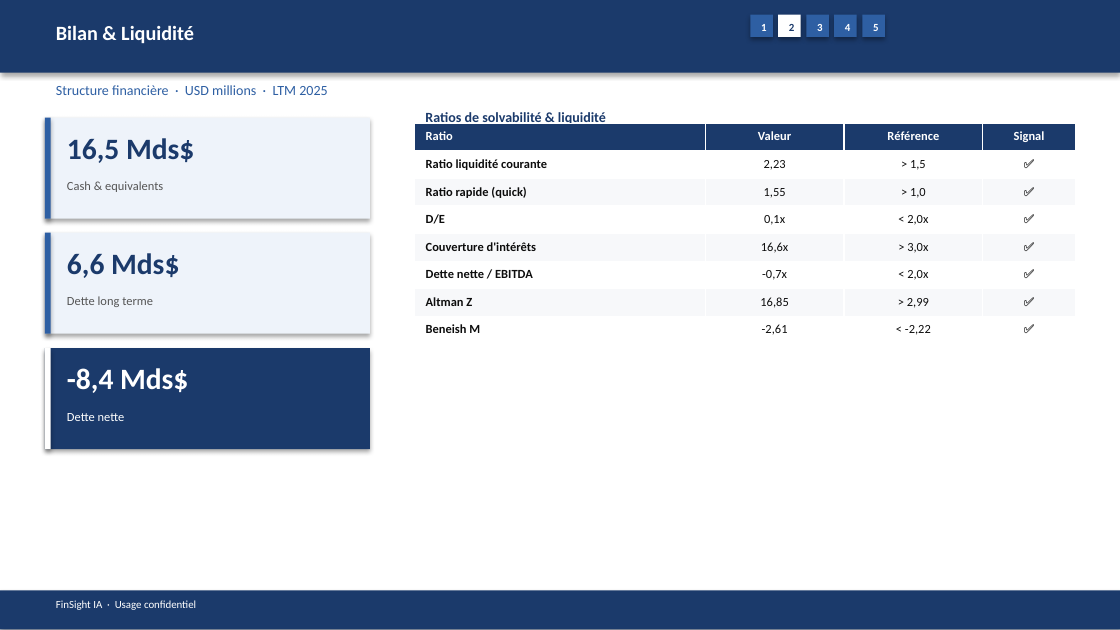
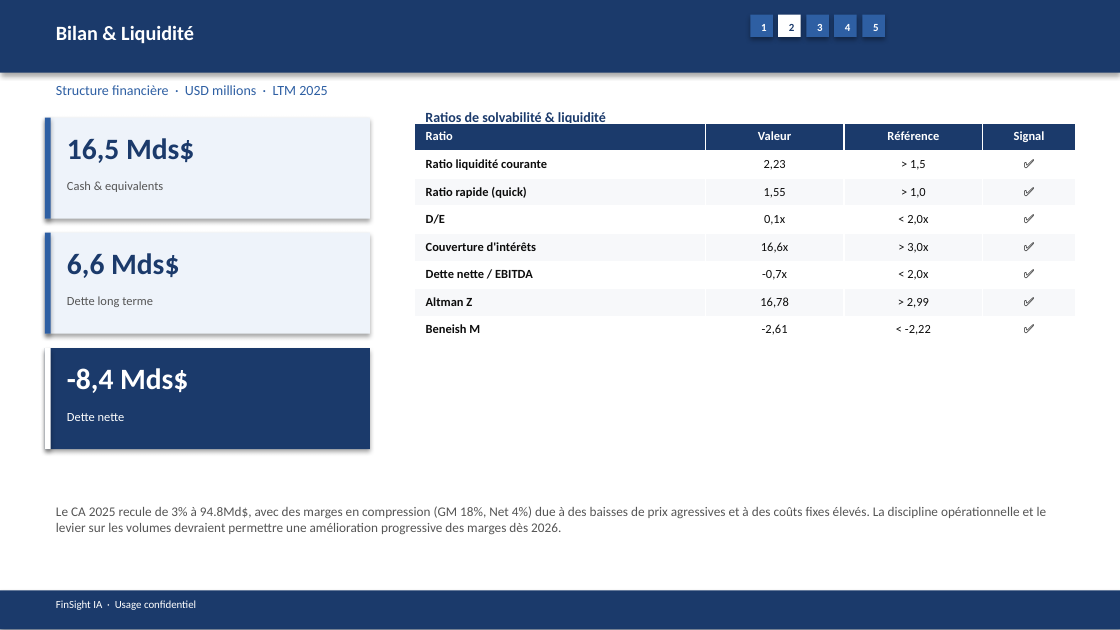
Before and after one commit to baptistejeh07-art/finsight-ia, a slide deck: slide 9 of preview/TSLA/TSLA_pitchbook.pptx. Drawn at 1120x630 pixels with LibreOffice and Linux fonts; fonts in the diff are those of the drawing. Boxes give left, top, right and bottom in pixels: in the first picture for what was removed or moved away, otherwise in the second. Text is boxed around its words. In the diff, an @@ line names an element or a change of style, - is before the commit and + after.

```diff
--- a/preview/TSLA/TSLA_pitchbook.pptx
+++ b/preview/TSLA/TSLA_pitchbook.pptx
@@ table at bbox=[414, 123, 1076, 344] @@
-row 7, column 2: 16,85
+row 7, column 2: 16,78
@@ text added at bbox=[56, 506, 1047, 534], 8.5 pt, text #555555 @@
+Le CA 2025 recule de 3% à 94.8Md$, avec des marges en compression (GM 18%, Net 4%) due à des baisses de prix agressives et à des coûts fixes élevés. La discipline opérationnelle et le levier sur les volumes devraient permettre une amélioration progressive des marges dès 2026.
```
Also in this commit, not shown: 14 other slides changed, 4 other files.
